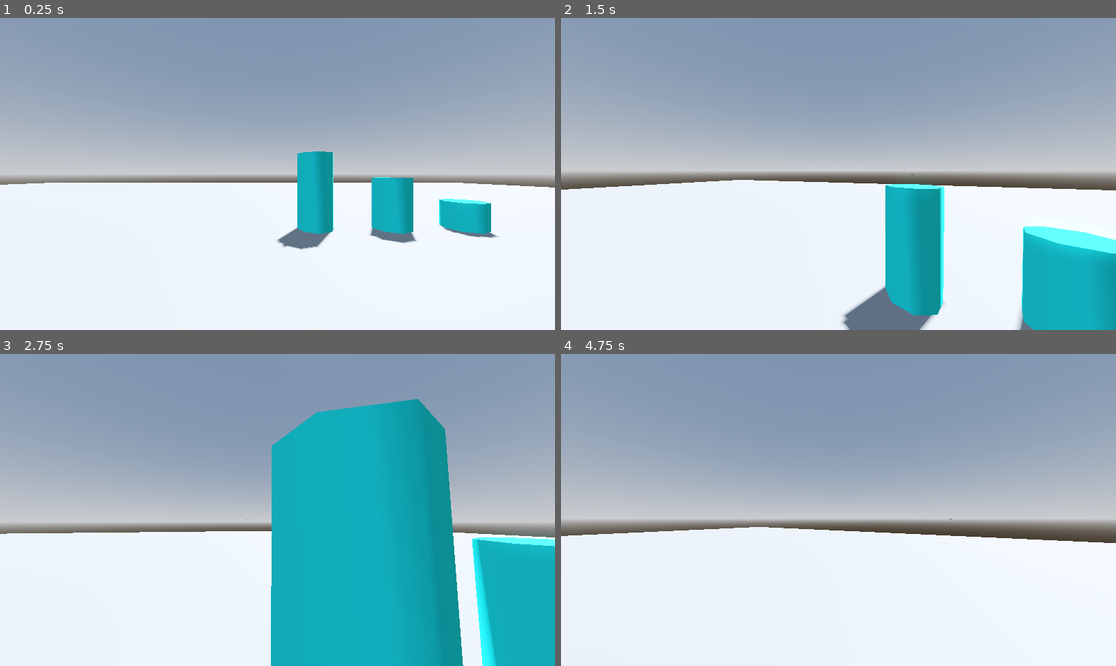
Above: before the commit, frames 1-4 (two rows, left to right).
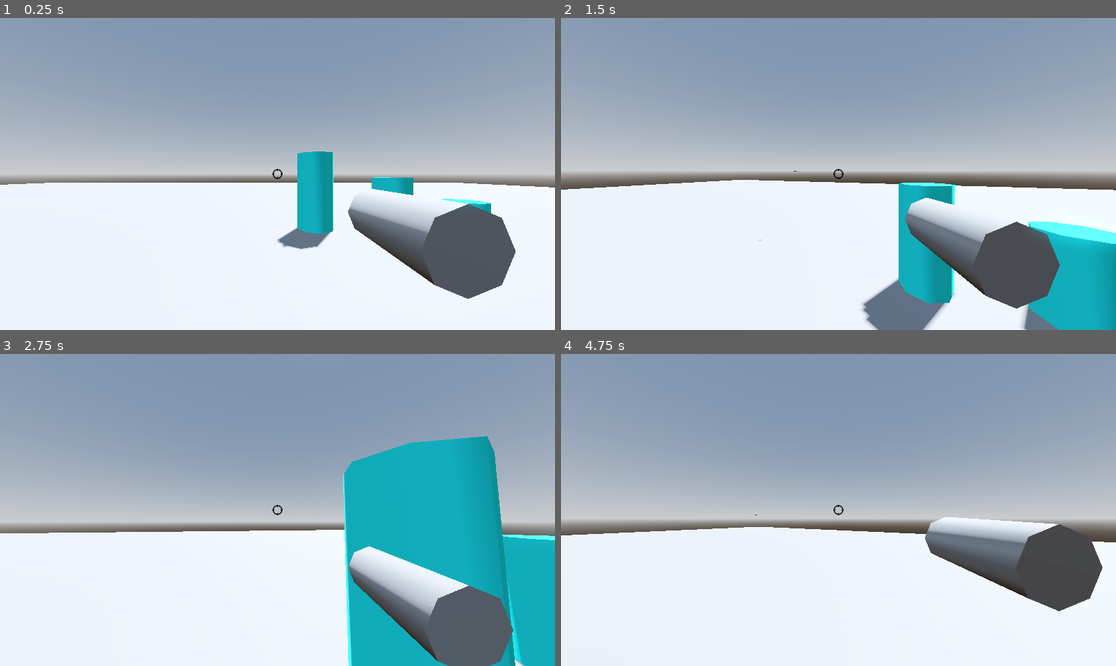
Above: after the commit, the same moments.

Repository: PrayandCray/first-person-shooter
Game: Godot game, scene res://main.tscn
The game is run twice, just before and just after one commit, with the same random seed, the same clock (stepped at 60 frames per second) and the same inputs.
Inputs (mouse positions are in pixels of both pictures, inside the frame that each line leads up to):
- Up to frame 1 (0.25 s): no input
- Up to frame 2 (1.5 s): move the mouse to (866, 174) at 0.52 s; hold W (forward) from 0.53 s (still down); click (866, 174) at 0.6 s; tap Space (jump) at 0.77 s; move the mouse to (810, 174) at 1.27 s; click (810, 174) at 1.35 s
- Up to frame 3 (2.75 s): keep holding W (forward); tap Space (jump) at 1.52 s; move the mouse to (288, 503) at 2.02 s; hold Shift (sprint) from 2.03 s (still down); click (288, 503) at 2.3 s
- Up to frame 4 (4.75 s): keep holding W (forward); move the mouse to (832, 516) at 2.77 s; release Shift (sprint) at 2.78 s; click (832, 516) at 2.85 s; tap Space (jump) at 3.02, 3.77, 4.52 s; tap Enter at 3.5 s; move the mouse to (877, 513) at 3.52 s; click (877, 513) at 3.6 s; move the mouse to (794, 506) at 4.27 s; tap Shift (sprint) at 4.35 s; click (794, 506) at 4.55 s

The runs differ from the first frame. In frame 1, 6.3% of the frame differs, in the area x 49-93%, y 48-90%; in frame 2, 9.0%; in frame 3, 26%, in the area x 0-100%, y 14-100%; in frame 4, 6.1%.

Commit message:
gun points to crosshair, working on bullets

Diff:
--- a/gun/bullet.gd
+++ b/gun/bullet.gd
@@ -1,6 +1,7 @@
 extends Node3D
 
 var velocity = Vector3.ZERO
+var direction: Vector3 = Vector3.ZERO
 @export var lifetime := 3.5
 @export var damage := 10
 @export var speed = 100.0
@@ -8,6 +9,8 @@
 func _ready() -> void:
 
 	#apply_impulse(Vector3.ZERO, transform.basis.z * -speed) # to fire forward from origin on the axis and move away from
+	look_at(global_transform.origin + direction, Vector3.UP)
+	velocity = direction.normalized() * speed
 	await get_tree().create_timer(lifetime).timeout
 	queue_free()
 
--- a/gun/gun.gd
+++ b/gun/gun.gd
@@ -4,30 +4,47 @@
 @onready var muzzle: Marker3D = $muzzle
 @export var fire_force := 50.0
 @export var cooldown := 0.2
-var player
+var player: CharacterBody3D
+var player_camera: Camera3D
 var can_shoot = true
+var gun_offset = Vector3(0.2, 0.8, 0.0)
 
 func _ready() -> void:
 	player = get_node("/root/Main/Player/player")
+	player_camera = get_node("/root/Main/Player/player/Head/Camera")
 
 # Called every frame. 'delta' is the elapsed time since the previous frame.
 func _process(delta: float) -> void:
-	var direction = -player.head.global_transform.basis.z.normalized()
-	print(direction)
+	if not player:
+		return
+
+	var result = player.crosshair_raycast()
+	var origin = muzzle.global_transform.origin
+
+	var target_point: Vector3
+	if result:
+		target_point = result.position
+	else:
+		var forward = player_camera.global_transform.basis.z
+		target_point = origin + forward * 1000
+
+	look_at(target_point, Vector3.UP)
+
 	if Input.is_action_just_pressed("shoot"):
 		shoot()
 
 func shoot():
-	can_shoot = false
+	if player == null or not can_shoot:
+		return
+
+	#can_shoot = false
 	#play audio here
 	var bullet = bullet_scene.instantiate()
 	get_tree().current_scene.add_child(bullet)
+	bullet.global_transform.origin = muzzle.global_transform.origin
 
-	bullet.global_transform = muzzle.global_transform
+	var forward = -muzzle.global_transform.basis.z.normalized()
+	bullet.direction = forward
+	bullet.look_at(muzzle.global_transform.origin + forward, Vector3.UP)
 
-	# Calculate direction the player is facing (from muzzle)
-	var direction = -muzzle.global_transform.basis.z.normalized()
-	bullet.velocity = direction * bullet.speed
-
-	await get_tree().create_timer(cooldown).timeout
-	can_shoot = true
+	bullet.velocity = bullet.direction * fire_force
--- a/gun/gun.tscn
+++ b/gun/gun.tscn
@@ -7,4 +7,8 @@
 script = ExtResource("1_0qvfs")
 bullet_scene = ExtResource("2_qhldj")
 
+[node name="CSGCylinder3D" type="CSGCylinder3D" parent="."]
+transform = Transform3D(0.225461, 0, 0, 0, -9.85523e-09, 0.225461, 0, -0.225461, -9.85523e-09, 0, 0, 0)
+
 [node name="muzzle" type="Marker3D" parent="."]
+transform = Transform3D(1, 0, 0, 0, 1, 0, 0, 0, 1, 0, 0, -0.226796)
--- a/main.tscn
+++ b/main.tscn
@@ -1,5 +1,6 @@
-[gd_scene load_steps=7 format=3 uid="uid://cmafmom38txs0"]
+[gd_scene load_steps=8 format=3 uid="uid://cmafmom38txs0"]
 
+[ext_resource type="PackedScene" uid="uid://dhrr1nvnnb58c" path="res://ui/ui.tscn" id="1_1bvp3"]
 [ext_resource type="PackedScene" uid="uid://bvew4yfwkcxkv" path="res://world/world.tscn" id="1_ig7tw"]
 [ext_resource type="PackedScene" uid="uid://ikcx7tn4p0ve" path="res://player/player.tscn" id="2_0xm2m"]
 [ext_resource type="PackedScene" uid="uid://cvo5pjf05boq6" path="res://enemy/enemy_spawner.tscn" id="3_h2yge"]
@@ -19,12 +20,7 @@
 
 [node name="Main" type="Node"]
 
-[node name="Sun" type="DirectionalLight3D" parent="."]
-transform = Transform3D(-0.866023, -0.433016, 0.250001, 0, 0.499998, 0.866027, -0.500003, 0.749999, -0.43301, 0, 0, 0)
-shadow_enabled = true
-
-[node name="WorldEnv" type="WorldEnvironment" parent="."]
-environment = SubResource("Environment_1bvp3")
+[node name="UI" parent="." instance=ExtResource("1_1bvp3")]
 
 [node name="World" parent="." instance=ExtResource("1_ig7tw")]
 transform = Transform3D(0.99634, 0, 0, 0, 0.99634, 0, 0, 0, 0.99634, 0, 0, 0)
@@ -33,3 +29,10 @@
 
 [node name="Enemy Spawner" parent="." instance=ExtResource("3_h2yge")]
 transform = Transform3D(1, 0, 0, 0, 1, 0, 0, 0, 1, -11.5065, 1.30901, 0)
+
+[node name="WorldEnv" type="WorldEnvironment" parent="."]
+environment = SubResource("Environment_1bvp3")
+
+[node name="Sun" type="DirectionalLight3D" parent="."]
+transform = Transform3D(-0.866024, -0.433016, 0.250001, 0, 0.499998, 0.866026, -0.500003, 0.749999, -0.43301, 0, 0, 0)
+shadow_enabled = true
--- a/player/player.gd
+++ b/player/player.gd
@@ -84,3 +84,11 @@
 	pos.y = sin(time * BOB_FREQ) * BOB_AMP
 	pos.x = cos(time * BOB_FREQ / 2) * BOB_AMP
 	return pos
+
+func crosshair_raycast():
+	var screen_center = get_viewport().get_visible_rect().size * 0.5
+	var ray_origin = camera.project_ray_origin(screen_center)
+	var ray_direction = camera.project_ray_normal(screen_center)
+
+	var ray_params = PhysicsRayQueryParameters3D.create(ray_origin, ray_origin + ray_direction * 1000)
+	return get_world_3d().direct_space_state.intersect_ray(ray_params)
--- a/player/player.tscn
+++ b/player/player.tscn
@@ -26,5 +26,5 @@
 
 [node name="Camera" type="Camera3D" parent="player/Head"]
 
-[node name="Gun" parent="player" instance=ExtResource("2_rkbax")]
-transform = Transform3D(1, 0, 0, 0, 1, 0, 0, 0, 1, 0.499926, 1.09088, -0.718914)
+[node name="Gun" parent="player/Head" instance=ExtResource("2_rkbax")]
+transform = Transform3D(1, 0, 0, 0, 1, 0, 0, 0, 1, 0.532383, -0.183655, -0.659469)
--- /dev/null
+++ b/ui/ui.tscn
@@ -0,0 +1,19 @@
+[gd_scene load_steps=2 format=3 uid="uid://dhrr1nvnnb58c"]
+
+[ext_resource type="Texture2D" uid="uid://r6nfwrvcexnk" path="res://ui/crosshair.png" id="1_nb4k0"]
+
+[node name="UI" type="CanvasLayer"]
+
+[node name="TextureRect" type="TextureRect" parent="."]
+anchors_preset = 8
+anchor_left = 0.5
+anchor_top = 0.5
+anchor_right = 0.5
+anchor_bottom = 0.5
+offset_left = -12.0
+offset_top = -12.0
+offset_right = 12.0
+offset_bottom = 12.0
+grow_horizontal = 2
+grow_vertical = 2
+texture = ExtResource("1_nb4k0")
Binary file added: ui/crosshair.png
Not shown, added: ui/crosshair.png.import
